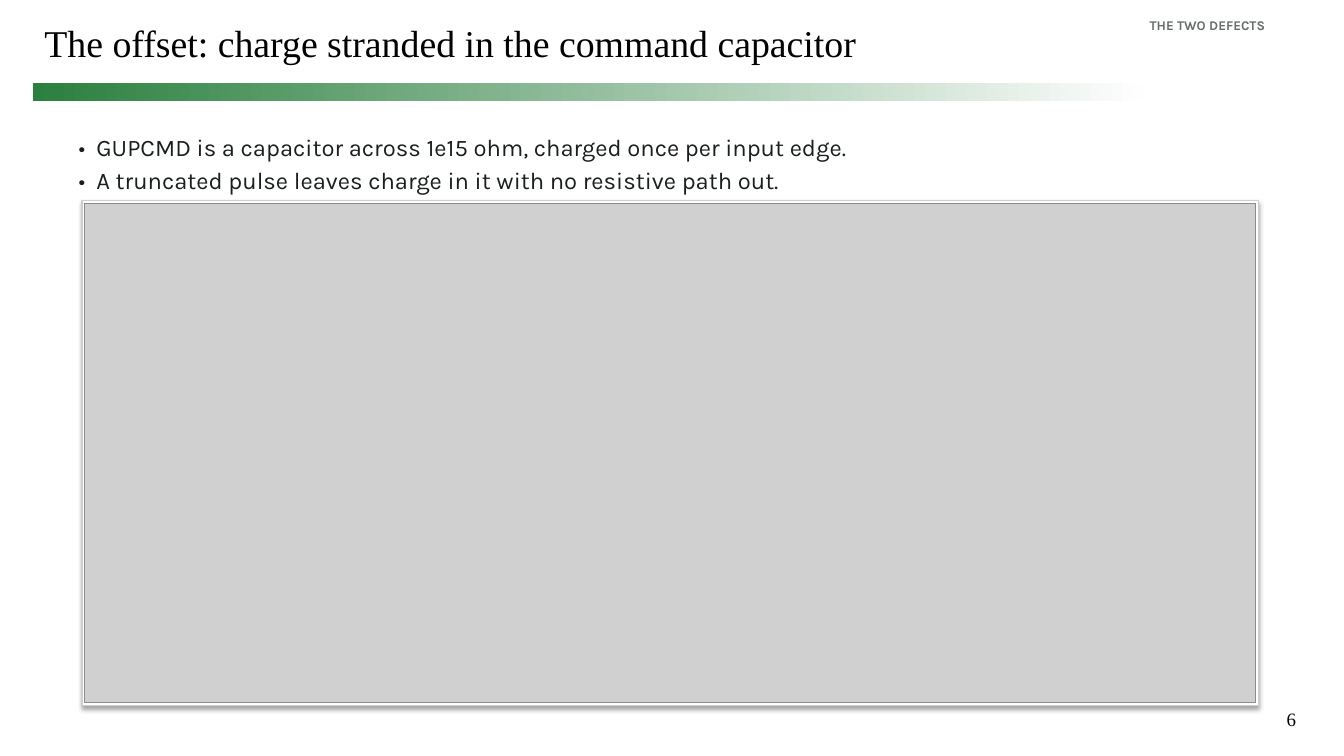
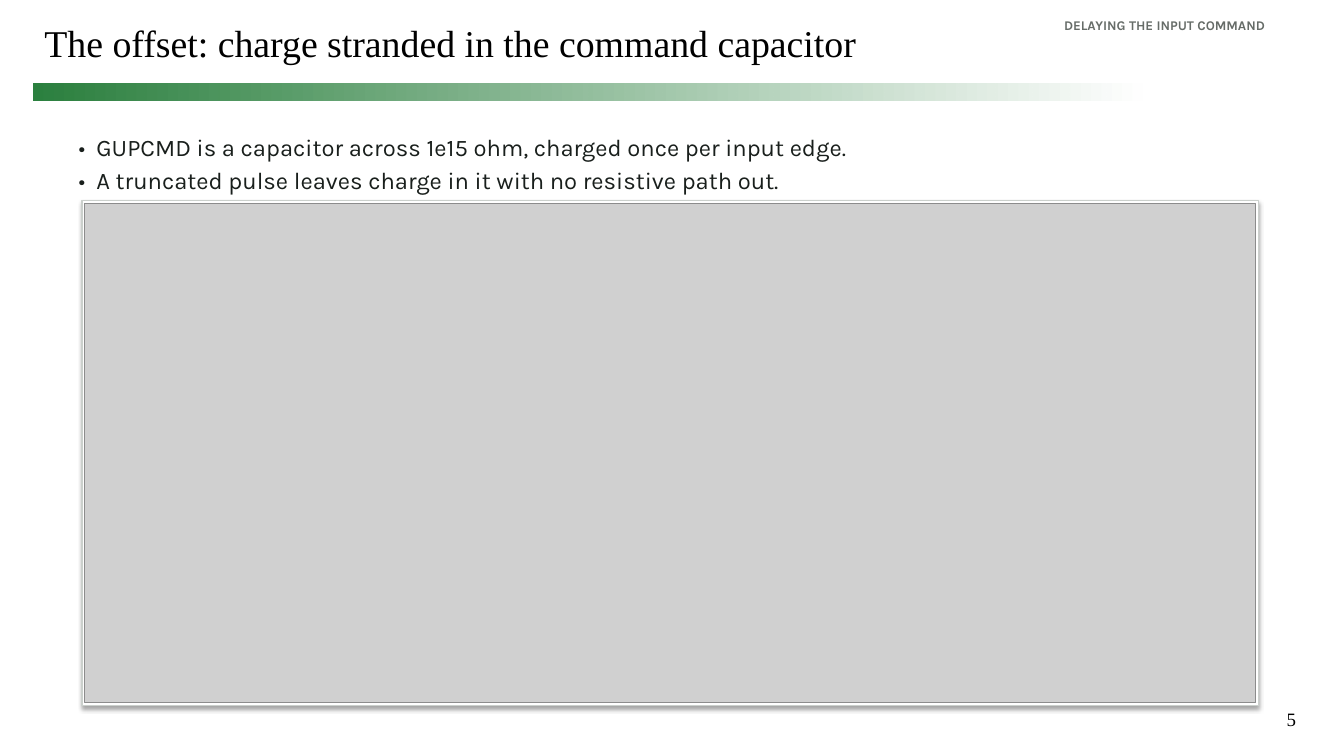
Before and after one commit to simon9721/ibis_comparison, a slide deck: slide 5 of results/meeting_deck_2026-09-04/ibis_pybis_status_2026-09-04.pptx (slide 6 before the commit). Drawn at 1344x756 pixels with LibreOffice and Linux fonts; fonts in the diff are those of the drawing; grey boxes stand for pictures. Boxes give left, top, right and bottom in pixels: in the first picture for what was removed or moved away, otherwise in the second. Text is boxed around its words. In the diff, an @@ line names an element or a change of style, - is before the commit and + after.

```diff
--- a/results/meeting_deck_2026-09-04/ibis_pybis_status_2026-09-04.pptx
+++ b/results/meeting_deck_2026-09-04/ibis_pybis_status_2026-09-04.pptx
@@ text at box(1064, 21, 1265, 30): text changed @@
-THE TWO DEFECTS
+DELAYING THE INPUT COMMAND
@@ page number at box(1287, 713, 1296, 727): text changed @@
-6
+5
```
Also in this commit, not shown: 6 other slides changed, 4 slides added, 8 slides removed, 14 other files.
